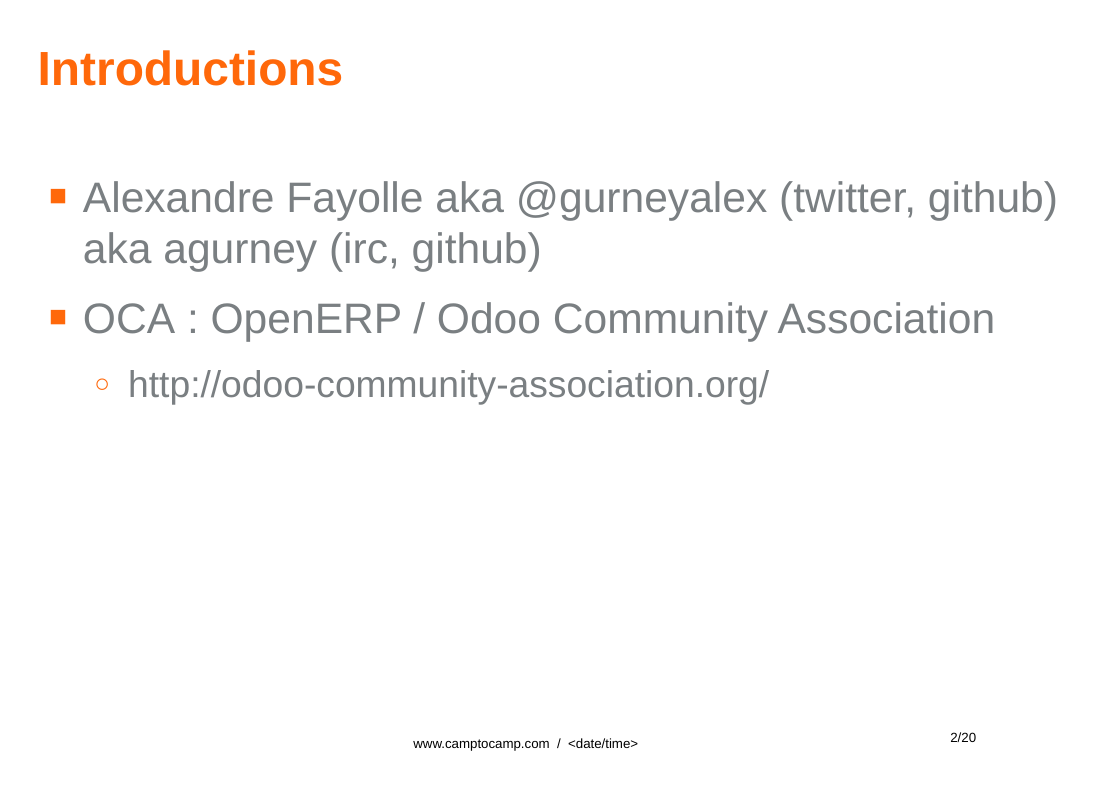
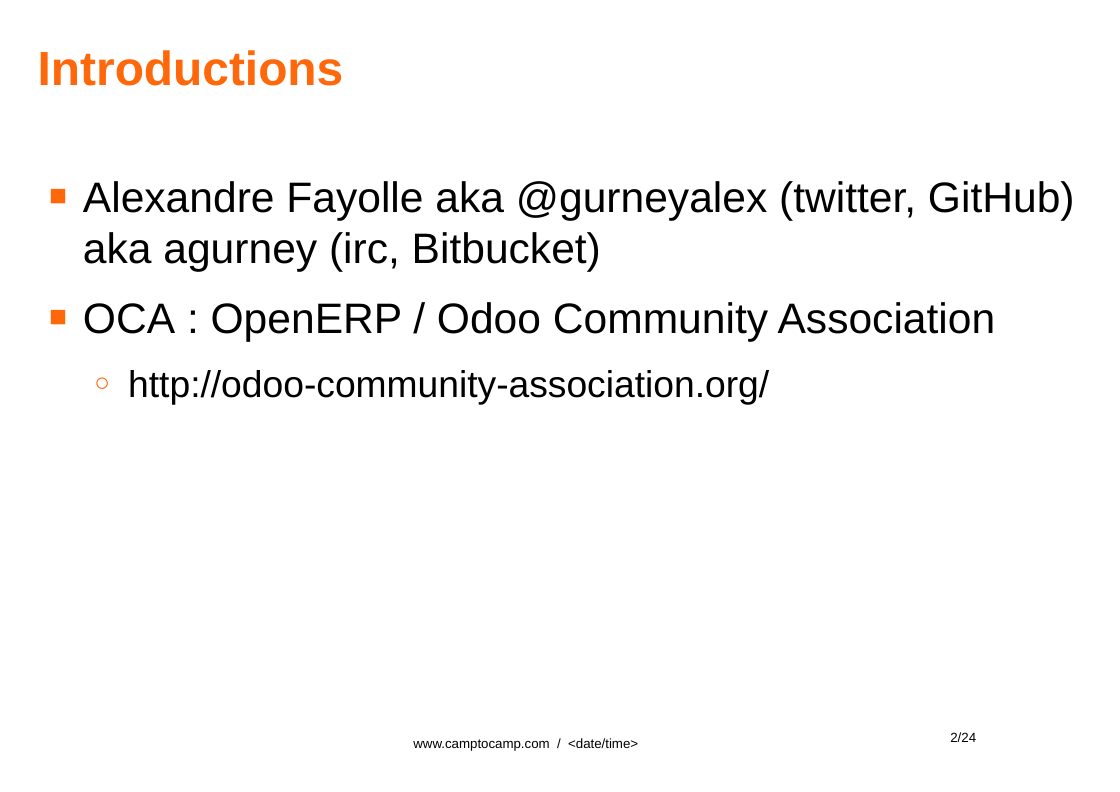
Before and after one commit to gurneyalex/community-days, a slide deck: slide 2 of 2014/talks/Community.odp. Drawn at 1120x792 pixels with LibreOffice and Linux fonts; fonts in the diff are those of the drawing; background and template pictures are left out. Boxes give left, top, right and bottom in pixels: in the first picture for what was removed or moved away, otherwise in the second. Text is boxed around its words. In the diff, an @@ line names an element or a change of style, - is before the commit and + after.

```diff
--- a/2014/talks/Community.odp
+++ b/2014/talks/Community.odp
@@ text at box(83, 181, 1075, 272): text changed; text colour #7A7F82 to #000000 @@
-■ Alexandre Fayolle aka @gurneyalex (twitter, github) aka agurney (irc, github)
+■ Alexandre Fayolle aka @gurneyalex (twitter, GitHub) aka agurney (irc, Bitbucket)
@@ text at box(83, 302, 996, 405): text colour #7A7F82 to #000000 in "OCA : OpenERP / Odoo Community Association", "http://odoo-community-association.org/" @@
@@ page number at box(950, 732, 976, 742): text changed @@
-2/20
+2/24
```
Also in this commit, not shown: 16 other slides changed, 4 slides added, 4 other files.
